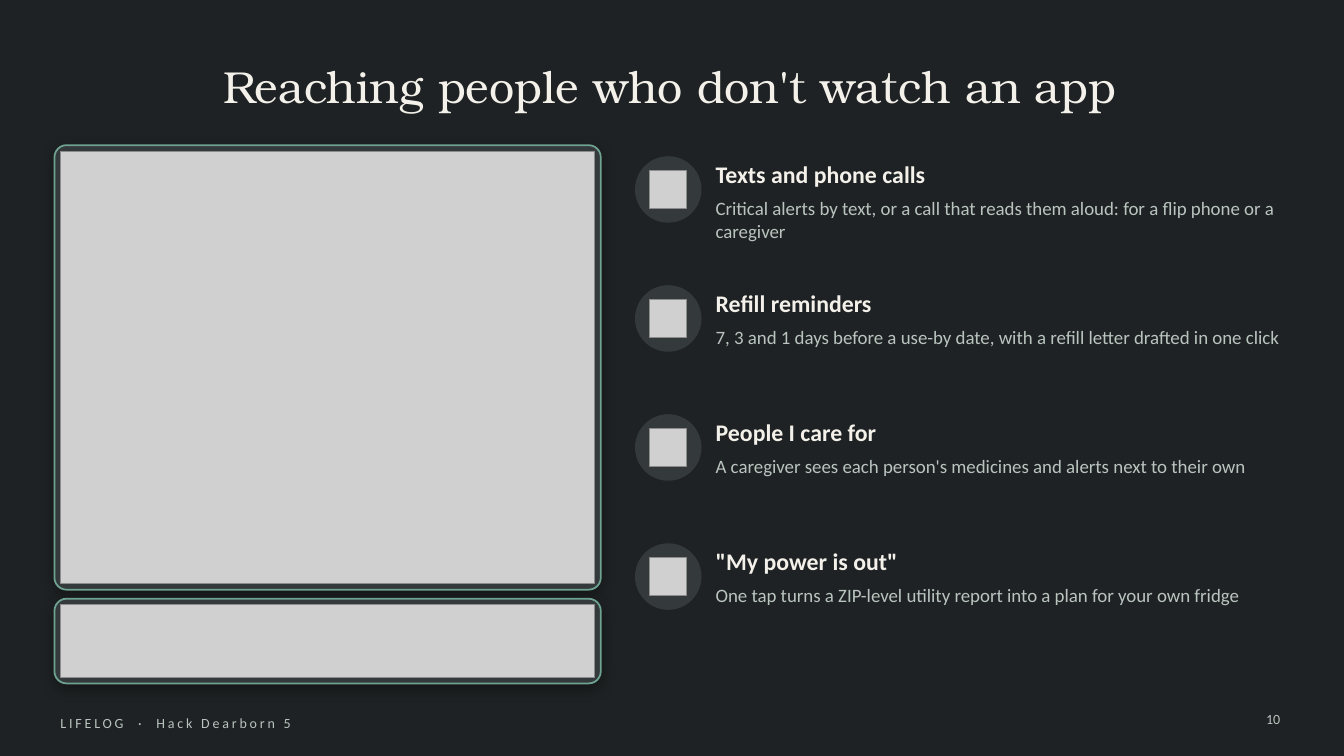
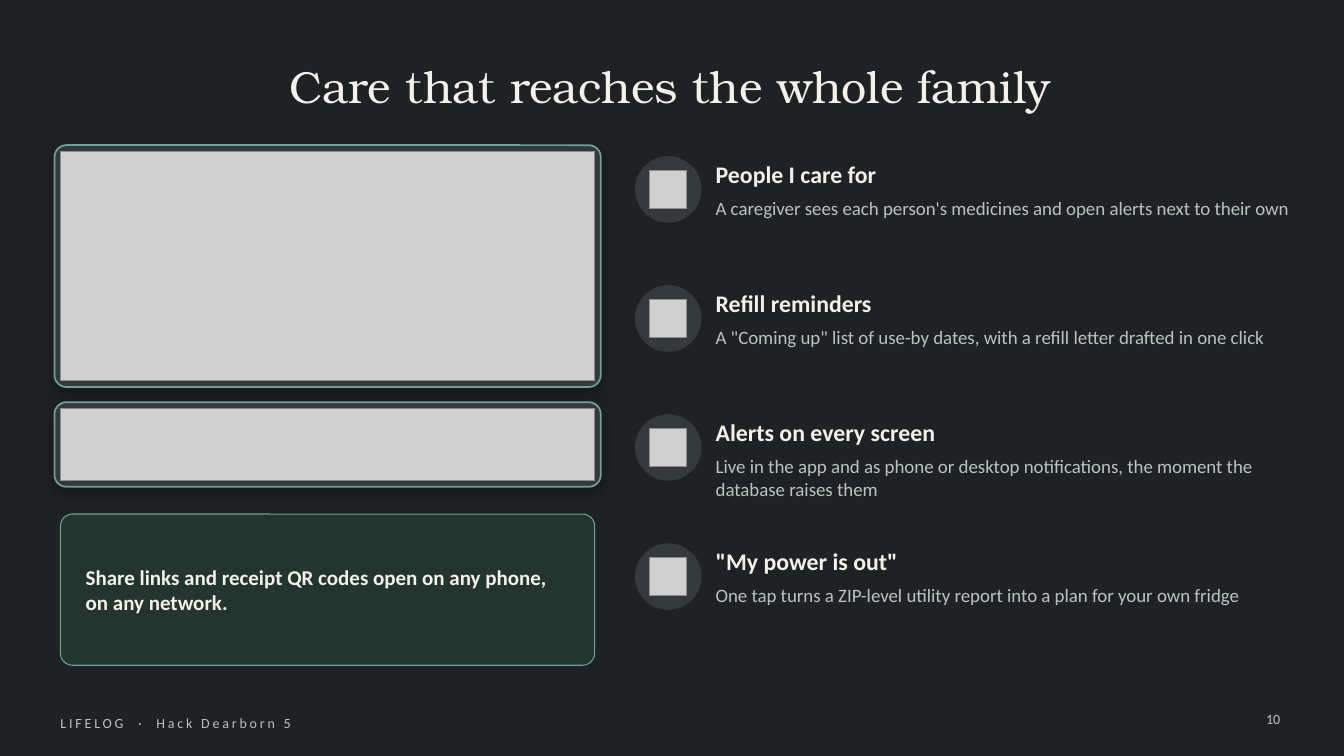
Before and after one commit to Manognya86/HackDearborn5, a slide deck: slide 10 of presentation/LIFELOG_HackDearborn5.pptx. Drawn at 1344x756 pixels with LibreOffice and Linux fonts; fonts in the diff are those of the drawing; grey boxes stand for pictures. Boxes give left, top, right and bottom in pixels: in the first picture for what was removed or moved away, otherwise in the second. Text is boxed around its words. In the diff, an @@ line names an element or a change of style, - is before the commit and + after.

Commit message:
Deck: 'Tested end to end' slide; slide 10 is now 'Care that reaches the whole family' (no text/call alerts)

```diff
--- a/presentation/LIFELOG_HackDearborn5.pptx
+++ b/presentation/LIFELOG_HackDearborn5.pptx
@@ title at (289, 70, 1051, 113): text changed @@
-Reaching people who don't watch an app
+Care that reaches the whole family
@@ rounded rectangle: place and size @@
-rounded rectangle at (54, 145, 601, 590)
+rounded rectangle at (54, 145, 601, 387)
@@ rounded rectangle at (54, 145, 601, 387): proportions changed @@
@@ picture: place and size @@
-picture at (60, 151, 595, 584)
+picture at (60, 151, 595, 381)
@@ text "People I care for": place and size @@
-text "People I care for" at (716, 424, 876, 445)
+text "People I care for" at (716, 166, 876, 187)
@@ text removed at (716, 166, 925, 187) @@
-Texts and phone calls
@@ text at (716, 202, 1288, 218): text changed @@
-A caregiver sees each person's medicines and alerts next to their own
+A caregiver sees each person's medicines and open alerts next to their own
@@ text removed at (716, 202, 1274, 241) @@
-Critical alerts by text, or a call that reads them aloud: for a flip phone or a caregiver
@@ text at (716, 331, 1264, 347): text changed @@
-7, 3 and 1 days before a use-by date, with a refill letter drafted in one click
+A "Coming up" list of use-by dates, with a refill letter drafted in one click
@@ rounded rectangle added at (54, 402, 601, 487), fill #343A3C, outline #6FA391 1.25 pt @@
@@ picture: place and size @@
-picture at (60, 605, 595, 678)
+picture at (60, 408, 595, 481)
@@ text added at (716, 424, 935, 445), 17 pt, text #F4F1EA, bold @@
+Alerts on every screen
@@ text added at (716, 460, 1253, 496), 13.5 pt, text #B9C4BF @@
+Live in the app and as phone or desktop notifications, the moment the database raises them
@@ rounded rectangle: place and size @@
-rounded rectangle at (54, 599, 601, 684)
+rounded rectangle at (60, 514, 595, 665)
@@ rounded rectangle at (60, 514, 595, 665): fill #343A3C to #23352F; outline #6FA391 1.25 pt to #6FA391 0.75 pt; shadow off; proportions changed @@
@@ text added at (86, 570, 546, 614), 15 pt, text #F4F1EA, bold @@
+Share links and receipt QR codes open on any phone, on any network.
```
Also in this commit, not shown: 3 other slides changed, 1 slide added.
